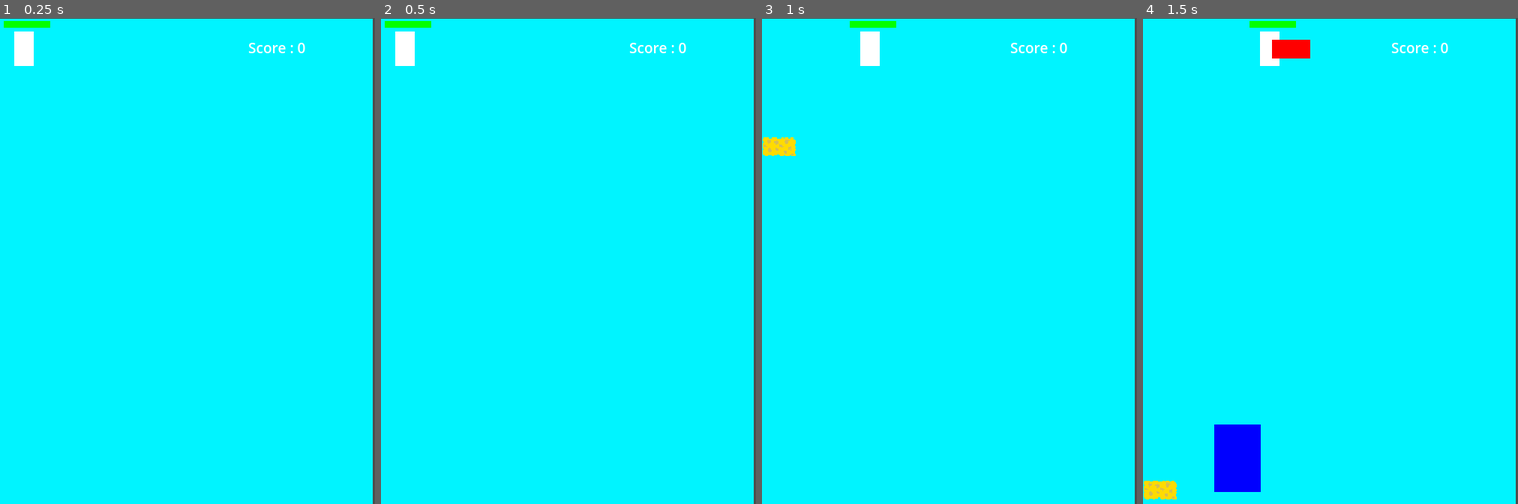
Above: before the commit, frames 1-4 (left to right).
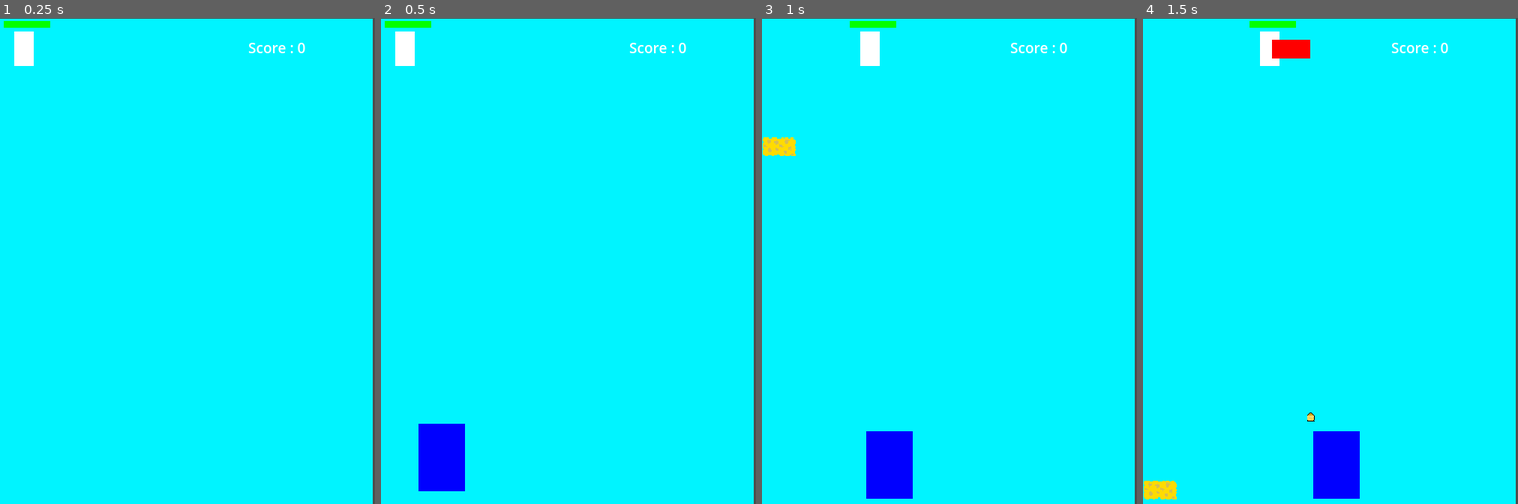
Above: after the commit, the same moments.

Repository: SH312-code/sdc-game_jam-2
Game: Godot game, scene res://Scenes/main.tscn
The game is run twice, just before and just after one commit, with the same random seed, the same clock (stepped at 60 frames per second) and the same inputs.
Inputs:
- Up to frame 1 (0.25 s): no input
- Up to frame 2 (0.5 s): no input
- Up to frame 3 (1 s): hold Right (ui_right) from 0.53 s (still down); hold Space (Space_key) from 0.53 s (still down)
- Up to frame 4 (1.5 s): release Right (ui_right) at 1.28 s; release Space (Space_key) at 1.28 s; hold Left (ui_left) from 1.28 s (still down); tap Space (Space_key) at 1.35 s

Frame 1 is identical in both runs. In frame 2, 1.7% of the frame differs, in the area x 10-23%, y 83-98%; in frame 3, 1.7%; in frame 4, 3.5%, in the area x 19-58%, y 81-99%.

Commit message:
Add files via upload
The fix to the camping issue makes it so the enemy takes makes it so they take damage half the time so now they have duribillity

Diff:
--- a/Scenes/shooting_enemy.tscn
+++ b/Scenes/shooting_enemy.tscn
@@ -5,10 +5,10 @@
 [sub_resource type="CanvasTexture" id="CanvasTexture_xqgom"]
 
 [sub_resource type="RectangleShape2D" id="RectangleShape2D_428wb"]
-size = Vector2(1.14516, 0.044445)
+size = Vector2(1, 0.177778)
 
 [sub_resource type="RectangleShape2D" id="RectangleShape2D_gxbq7"]
-size = Vector2(162, 93)
+size = Vector2(62, 90)
 
 [node name="Shooting enemy" type="Node2D"]
 script = ExtResource("1_u560d")
@@ -25,7 +25,8 @@
 collision_mask = 3
 
 [node name="CollisionShape2D" type="CollisionShape2D" parent="Area2D_for_damage"]
-position = Vector2(0.00806445, -0.522222)
+position = Vector2(0, -0.588888)
+scale = Vector2(1, 1)
 shape = SubResource("RectangleShape2D_428wb")
 
 [node name="Area2D2" type="Area2D" parent="."]
@@ -33,5 +34,5 @@
 collision_mask = 18
 
 [node name="CollisionShape2D" type="CollisionShape2D" parent="Area2D2"]
-position = Vector2(34, 46.5)
+position = Vector2(31, 45)
 shape = SubResource("RectangleShape2D_gxbq7")
--- a/Scripts/Hand.gd
+++ b/Scripts/Hand.gd
@@ -10,6 +10,7 @@
 var can_shoot: bool = true
 var left: bool = false
 var right: bool = false
+var stop_standing = 0
 signal game_lost
 #This gets the sprites that are not in the scene
 @onready var block = preload("res://Scenes/earth_brick.tscn")
@@ -24,8 +25,7 @@
 		position.x += speed *delta
 	elif left and position.x > 0:
 		position.x -= speed *delta
-
-	if health <= 0: # when dead a signal is relased and used somewhere else
+	if health <= 0 or stop_standing > 3: # when dead a signal is relased and used somewhere else
 		game_lost.emit()
 		queue_free()
 	for i in $Area2D.get_overlapping_areas(): # Checks for collison
@@ -33,7 +33,7 @@
 			health -= 1
 			health_changed.emit()
 			old_areas.append(i)
-	$CanvasLayer.offset = self.global_position
+	$CanvasLayer.offset = global_position
 func spawn(item:Object): # This first instantiates an object (creates a version of it in memory). After it sets the objects x position to the x position of this sprite then finally adds the block to the main scene
 	var hold = item.instantiate()
 	hold.position.x = position.x
@@ -48,11 +48,11 @@
 		if enemy == 2: spawn(sponge_block)
 		await get_tree().create_timer(.5).timeout
 		can_shoot = true
-	if event.is_action_pressed("ui_left"):
+	if event.is_action_pressed("ui_left") and position.x > 10:
 		left = true
 	if event.is_action_released("ui_left"):
 		left = false
-	if event.is_action_pressed("ui_right"):
+	if event.is_action_pressed("ui_right") and position.x < 430:
 		right = true
 	if event.is_action_released("ui_right"):
 		right = false
--- a/Scripts/earth_brick.gd
+++ b/Scripts/earth_brick.gd
@@ -12,8 +12,6 @@
 		if regex.search(str(i)):
 			#await get_tree().create_timer(.5).timeout# The reason for this is if we want to add a breaking animnation
 			queue_free()
-	if dt > 4:
-		queue_free()
 func set_x_y(x: float , y: float): #Called in diffrent node for spwaning at hand sprite
 	position.x = x
 	position.y = y
--- a/Scripts/fire_brick.gd
+++ b/Scripts/fire_brick.gd
@@ -5,7 +5,7 @@
 func _process(delta: float) -> void:
 	dt += delta
 	if dt > 2.5:
-		queue_free() # Fire briks die after 3 seconds to create a more balenced game
+		queue_free() # Fire briks die after 3 seconds to create a more balenced game otherwise all sprites will ie on contact
 func set_x_y(x: float , y: float): #Called in diffrent node for spwaning at hand sprite
 	position.x = x
 	position.y = y
--- a/Scripts/main.gd
+++ b/Scripts/main.gd
@@ -14,8 +14,8 @@
 # Called every frame. 'delta' is the elapsed time since the previous frame.
 func _process(delta: float) -> void:
 	dt += delta
-	if dt > 1 and game and existing_enemies < max_enemy: # This is to prevent 30 enemys on the field in the begining, diffictlty climbs with experince and also bricks count as childeren
-		dt -= 1
+	if dt > .25 and game and existing_enemies < max_enemy: # This is to prevent 30 enemys on the field in the begining, diffictlty climbs with experince and also bricks count as childeren
+		dt -= .25
 		existing_enemies += 1
 		#spawn new enemy
 		var hold = enemy.instantiate()
@@ -33,8 +33,8 @@
 func update_score(): # https://docs.godotengine.org/en/stable/getting_started/first_2d_game/06.heads_up_display.html
 	score += 1
 	existing_enemies -= 1
-	var random_progress = randi_range(1,4)
-	if random_progress == 1:
+	var random_progress = randi_range(1,2)
+	if random_progress > 1:
 		max_enemy += 1
 	$Label.text = "Score: " + str(score)
 func end(): # I can't figure out if Godot has lambda so I just made a function to call
--- a/Scripts/shooting_enemy.gd
+++ b/Scripts/shooting_enemy.gd
@@ -21,13 +21,14 @@
 		var hold = bullet.instantiate()
 		hold.set_x_y(position.x, position.y)
 		get_tree().current_scene.add_child(hold)
-	if len($Area2D_for_damage.get_overlapping_areas()) > 0: #checks for collions
-		died.emit()
-		queue_free()
+	#When climbing they take no damage other wise they are vunerable. This makes the fire brick useful for stratgies
 	if len($Area2D2.get_overlapping_areas()) != 0: # this allows the bricks to climb
 			position.y -= 1
 	else: # prevents them standing on air
 		position.y += 1
+		if len($Area2D_for_damage.get_overlapping_areas()) > 0: #checks for collions The reason it is here is to prevent the same brick they climb from killing them
+			died.emit()
+			queue_free()
 func set_x_y(x: float, y: float):
 	position = Vector2(x,y)
 func kill():
--- a/Scripts/sponge_brick.gd
+++ b/Scripts/sponge_brick.gd
@@ -3,18 +3,18 @@
 var regex = RegEx.new() # RegEx is for string lookup
 var durribilty = 2
 var old_areas = [] #Never has more then 2 values
-var dt = 0
+#var dt = 0
 # Called when the node enters the scene tree for the first time.
 func _ready() -> void:
 	regex.compile("^Area2D_fire") #This is a regular exprsion used for string lookups. The ^ means to start maching charac …(299 unchanged characters)…
 
-func _process(delta: float) -> void:
-	dt += delta
+func _process(_delta: float) -> void:
+	#dt += delta
 	for i in $RigidBody2D/Area2D.get_overlapping_areas(): # More or less the same as the method for the earth block. It adds the value of i to the old_areas to prevent it from reacting to the same block twice
 		if regex.search(str(i)) and i not in old_areas:
 			durribilty -= 1
 			old_areas.append(i)
-	if durribilty <= 0 or dt > 4:
+	if durribilty <= 0:
 		#await get_tree().create_timer(.5).timeout # The reason for this is if we want to add a breaking animnation
 		queue_free()
 func set_x_y(x: float , y: float): #Called in diffrent node for spwaning at hand sprite
--- a/project.godot
+++ b/project.godot
@@ -21,6 +21,22 @@
 
 [input]
 
+ui_left={
+"deadzone": 0.5,
+"events": [Object(InputEventKey,"resource_local_to_scene":false,"resource_name":"","device":0,"window_id":0,"alt_pressed":false,"shift_pressed":false,"ctrl_pressed":false,"meta_pressed":false,"pressed":false,"keycode":4194319,"physical_keycode":0,"key_label":0,"unicode":0,"location":0,"echo":false,"script":null)
+, Object(InputEventJoypadButton,"resource_local_to_scene":false,"resource_name":"","device":0,"button_index":13,"pressure":0.0,"pressed":false,"script":null)
+, Object(InputEventJoypadMotion,"resource_local_to_scene":false,"resource_name":"","device":0,"axis":0,"axis_value":-1.0,"script":null)
+, Object(InputEventKey,"resource_local_to_scene":false,"resource_name":"","device":-1,"window_id":0,"alt_pressed":false,"shift_pressed":false,"ctrl_pressed":false,"meta_pressed":false,"pressed":false,"keycode":0,"physical_keycode":65,"key_label":0,"unicode":97,"location":0,"echo":false,"script":null)
+]
+}
+ui_right={
+"deadzone": 0.5,
+"events": [Object(InputEventKey,"resource_local_to_scene":false,"resource_name":"","device":0,"window_id":0,"alt_pressed":false,"shift_pressed":false,"ctrl_pressed":false,"meta_pressed":false,"pressed":false,"keycode":4194321,"physical_keycode":0,"key_label":0,"unicode":0,"location":0,"echo":false,"script":null)
+, Object(InputEventJoypadButton,"resource_local_to_scene":false,"resource_name":"","device":0,"button_index":14,"pressure":0.0,"pressed":false,"script":null)
+, Object(InputEventJoypadMotion,"resource_local_to_scene":false,"resource_name":"","device":0,"axis":0,"axis_value":1.0,"script":null)
+, Object(InputEventKey,"resource_local_to_scene":false,"resource_name":"","device":-1,"window_id":0,"alt_pressed":false,"shift_pressed":false,"ctrl_pressed":false,"meta_pressed":false,"pressed":false,"keycode":0,"physical_keycode":68,"key_label":0,"unicode":100,"location":0,"echo":false,"script":null)
+]
+}
 S_key={
 "deadzone": 0.5,
 "events": [Object(InputEventKey,"resource_local_to_scene":false,"resource_name":"","device":-1,"window_id":0,"alt_press …(192 unchanged characters)…
